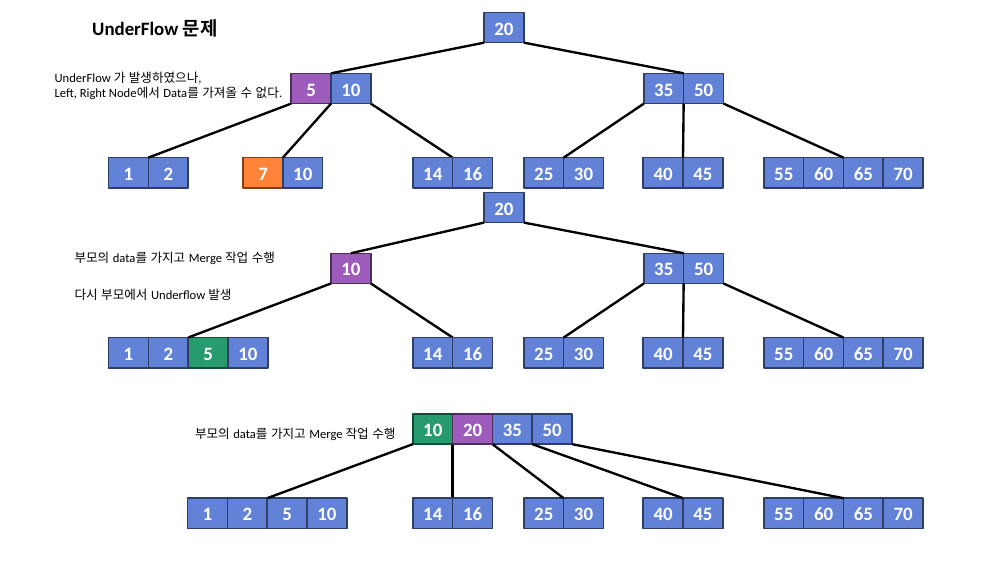
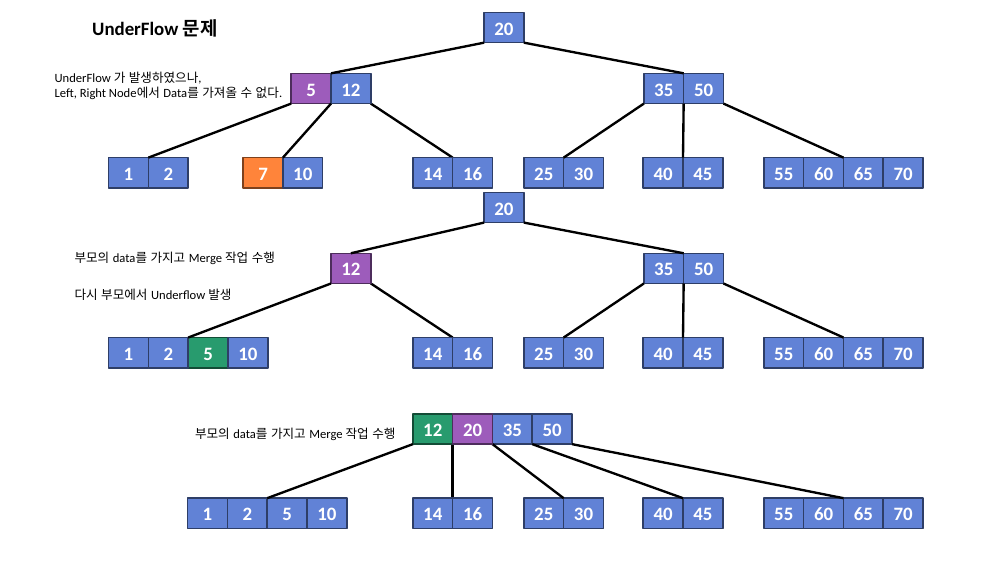
Before and after one commit to Nephelai/nephelai.github.io, a slide deck: slide 25 of etc/images.pptx. Drawn at 1008x567 pixels with LibreOffice and Linux fonts; fonts in the diff are those of the drawing. Boxes give left, top, right and bottom in pixels: in the first picture for what was removed or moved away, otherwise in the second. Text is boxed around its words. In the diff, an @@ line names an element or a change of style, - is before the commit and + after.

```diff
--- a/etc/images.pptx
+++ b/etc/images.pptx
@@ text in rectangle at (x1=341, y1=83, x2=360, y2=96): text changed @@
-10
+12
@@ text in rectangle at (x1=341, y1=262, x2=360, y2=275): text changed @@
-10
+12
@@ text in rectangle at (x1=423, y1=423, x2=442, y2=436): text changed @@
-10
+12
```
Also in this commit, not shown: 1 slide added, 1 other file.
